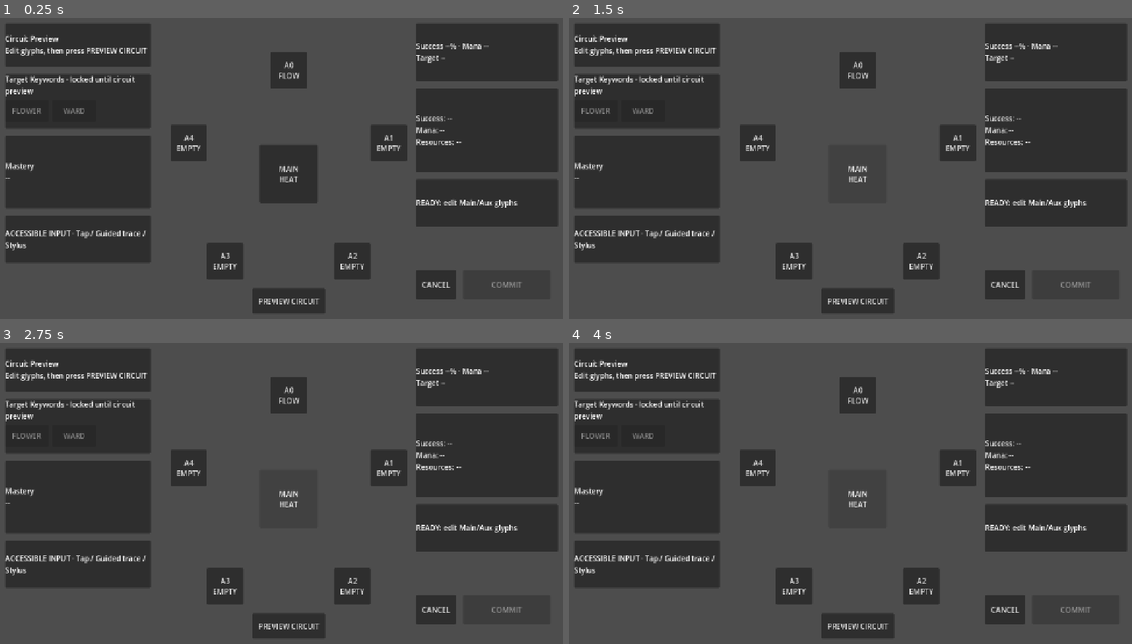
Above: before the commit, frames 1-4 (two rows, left to right).
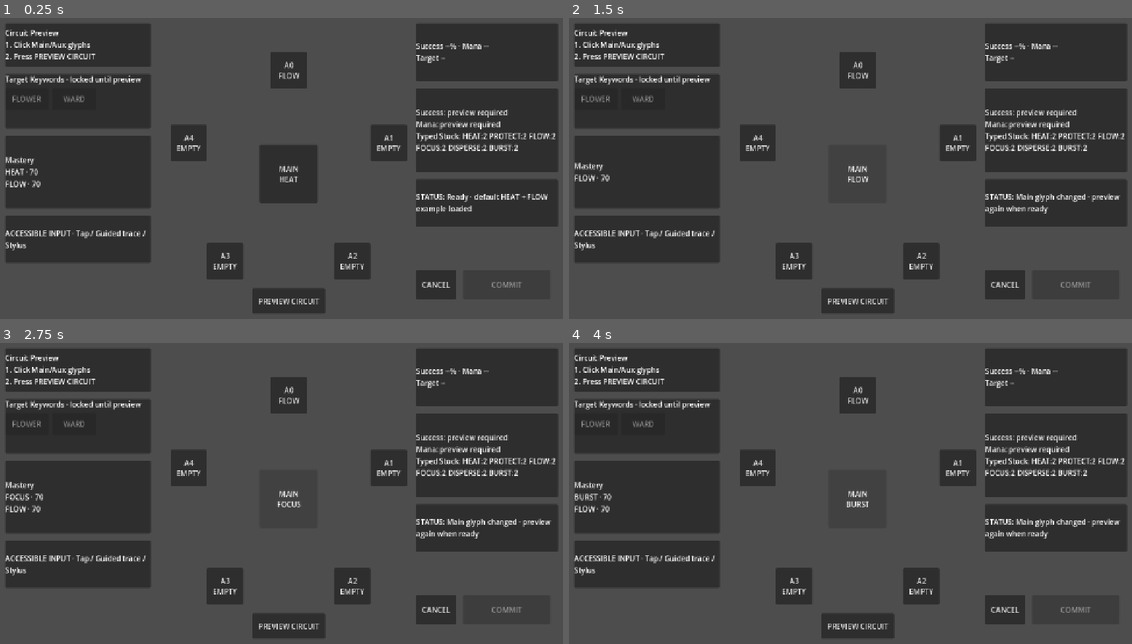
Above: after the commit, the same moments.

Repository: alsdmlals4-eng/GRIMOIRE-
Game: Godot game, scene res://src/ui/star_circuit_harness.tscn
Two runs of this game, one before a commit and one after it. Both use one fixed random seed, a clock stepped at 60 frames per second and the inputs below.
Inputs:
- Up to frame 1 (0.25 s): no input
- Up to frame 2 (1.5 s): click "MAIN HEAT" at 0.5 s; click "MAIN HEAT" (after the commit: "MAIN PROTECT") at 1.25 s
- Up to frame 3 (2.75 s): click "MAIN HEAT" (after the commit: "MAIN FLOW") at 2 s
- Up to frame 4 (4 s): click "MAIN HEAT" (after the commit: "MAIN FOCUS") at 2.75 s; click "MAIN HEAT" (after the commit: "MAIN DISPERSE") at 3.5 s

The runs differ from the first frame. In frame 1, 3.4% of the frame differs, in the area x 1-99%, y 3-65%; in frame 2, 3.2%; in frame 3, 3.5%; in frame 4, 3.5%.

Commit message:
feat: wire interactive star circuit demo to core runtime

Diff:
--- a/src/ui/star_circuit_harness.gd
+++ b/src/ui/star_circuit_harness.gd
@@ -1,5 +1,54 @@
 class_name StarCircuitHarness
 extends Control
+
+const ValidatorScript = preload("res://src/core/star/star_circuit_validator.gd")
+const CalculatorScript = preload("res://src/core/star/star_circuit_calculator.gd")
+const StateScript = preload("res://src/core/star/star_circuit_state.gd")
+const CoordinatorScript = preload("res://src/core/star/star_circuit_commit_coordinator.gd")
+const TypedStockScript = preload("res://src/core/resources/typed_glyph_stock_pool.gd")
+const VaultScript = preload("res://src/core/resources/vault_inventory.gd")
+const ReservationLedgerScript = preload("res://src/core/resources/resource_reservation_ledger.gd")
+const ManaScript = preload("res://src/core/resources/mana_pool.gd")
+const CommitRequestScript = preload("res://src/core/spells/spell_commit_request.gd")
+const CommitServiceScript = preload("res://src/core/spells/atomic_spell_commit_service.gd")
+const ResultLedgerScript = preload("res://src/core/atomic_result_ledger.gd")
+
+const GLYPH_IDS: Array[StringName] = [
+    &"HEAT", &"PROTECT", &"FLOW", &"FOCUS", &"DISPERSE", &"BURST",
+]
+const PHASE_EDIT := &"EDIT"
+const PHASE_TARGET := &"TARGET"
+const PHASE_FINAL := &"FINAL"
+const PHASE_CONFIRM := &"CONFIRM"
+const PHASE_COMMITTED := &"COMMITTED"
+
+var _signals_connected := false
+var _phase: StringName = PHASE_EDIT
+var _main_index := 0
+var _auxiliary_indices: Array[int] = [2, -1, -1, -1, -1]
+var _transaction_counter := 0
+var _selected_target: StringName = &""
+var _last_preview: Dictionary = {}
+var _last_status: StringName = &"READY"
+
+var _state
+var _validator
+var _calculator
+var _coordinator
+var _stock
+var _vault
+var _reservation_ledger
+var _mana
+var _commit_service
+
+
+func _ready() -> void:
+    initialize_demo()
+
+
+func initialize_demo() -> void:
+    _connect_signals_once()
+    _reset_demo()
 
 
 func test_contract_snapshot() -> Dictionary:
@@ -16,6 +65,30 @@
         "text_scale_130_percent": true,
         "color_not_sole_signal": true,
         "accessibility_input_alternative": true,
+        "interactive_demo": true,
+        "core_runtime_connected": true,
+    }
+
+
+func test_interaction_snapshot() -> Dictionary:
+    var auxiliary_glyphs: Array[StringName] = []
+    for glyph_index in _auxiliary_indices:
+        auxiliary_glyphs.append(&"EMPTY" if glyph_index < 0 else GLYPH_IDS[glyph_index])
+    var stock_counts: Dictionary = {}
+    if _stock != null:
+        stock_counts = Dictionary(_stock.to_dict().get("counts", {})).duplicate(true)
+    return {
+        "phase": _phase,
+        "main_glyph": GLYPH_IDS[_main_index],
+        "auxiliary_glyphs": auxiliary_glyphs,
+        "target_keyword": _selected_target,
+        "target_enabled": _target_buttons_enabled(),
+        "commit_enabled": not _button_disabled("SafeArea/CommitButton"),
+        "success_percent": int(_last_preview.get("success_percent", 0)),
+        "final_mana": int(_last_preview.get("final_mana", 0)),
+        "mana": 0 if _mana == null else int(_mana.current()),
+        "stock_counts": stock_counts,
+        "last_status": _last_status,
     }
 
 
@@ -24,13 +97,16 @@
 
 
 func show_target_keywords(keywords: Array) -> void:
-    _set_label("SafeArea/TargetKeywordPanel/Label", " / ".join(PackedStringArray(keywords)))
+    _set_label(
+        "SafeArea/TargetKeywordPanel/Content/Label",
+        "Target Keywords · %s" % " / ".join(PackedStringArray(keywords))
+    )
 
 
 func show_final_preview(success_percent: int, final_mana: int) -> void:
     _set_label(
         "SafeArea/FinalPreviewPanel/Label",
-        "%s%% · Mana %s" % [success_percent, final_mana]
+        "Success %s%% · Mana %s" % [success_percent, final_mana]
     )
 
 
@@ -55,7 +131,7 @@
 
 
 func show_warning(message: String, cause_glyph_id: StringName = &"") -> void:
-    var prefix := "WARNING"
+    var prefix := "STATUS"
     if not cause_glyph_id.is_empty():
         prefix = "%s [%s]" % [prefix, String(cause_glyph_id)]
     _set_label("SafeArea/WarningPanel/Label", "%s: %s" % [prefix, message])
@@ -93,8 +169,382 @@
         _set_visible(path, false)
 
 
+func _connect_signals_once() -> void:
+    if _signals_connected:
+        return
+    _connect_button("SafeArea/CenterGlyph", Callable(self, "_on_main_pressed"))
+    for index in range(5):
+        _connect_button(
+            "SafeArea/StarVertices/Vertex%s" % index,
+            Callable(self, "_on_auxiliary_pressed").bind(index)
+        )
+    _connect_button("SafeArea/PreviewButton", Callable(self, "_on_preview_pressed"))
+    _connect_button(
+        "SafeArea/TargetKeywordPanel/Content/TargetButtons/FlowerButton",
+        Callable(self, "_on_target_pressed").bind(&"flower")
+    )
+    _connect_button(
+        "SafeArea/TargetKeywordPanel/Content/TargetButtons/WardButton",
+        Callable(self, "_on_target_pressed").bind(&"ward")
+    )
+    _connect_button("SafeArea/CommitButton", Callable(self, "_on_commit_pressed"))
+    _connect_button("SafeArea/CancelButton", Callable(self, "_on_cancel_pressed"))
+    _signals_connected = true
+
+
+func _connect_button(path: NodePath, callable: Callable) -> void:
+    var button := get_node_or_null(path) as Button
+    if button != null and not button.pressed.is_connected(callable):
+        button.pressed.connect(callable)
+
+
+func _reset_demo() -> void:
+    clear_transient_states()
+    _state = StateScript.new()
+    _validator = ValidatorScript.new()
+    _calculator = CalculatorScript.new()
+    _stock = TypedStockScript.create(18)
+    for glyph_id in GLYPH_IDS:
+        _stock.add_one(glyph_id)
+        _stock.add_one(glyph_id)
+    _vault = VaultScript.create(GLYPH_IDS.size())
+    for glyph_id in GLYPH_IDS:
+        var scribe: Dictionary = _vault.reserve_for_scribe(
+            glyph_id,
+            StringName("demo-scribe-%s" % String(glyph_id))
+        )
+        if StringName(scribe.get("status", &"")) == &"OK":
+            _vault.complete_scribe(StringName(scribe.get("reservation_id", &"")))
+    _reservation_ledger = ReservationLedgerScript.create(_stock, _vault)
+    _mana = ManaScript.create(100)
+    _commit_service = CommitServiceScript.create(ResultLedgerScript.new())
+    _state.configure_scenario({
+        "fixture_id": &"frostbloom-interactive-demo",
+        "objective": "Protect Frostbloom",
+        "threat": "Cold surge",
+        "situation": "The flower and ward are both valid explicit targets",
+        "target_keywords": [&"flower", &"ward"],
+    })
+    _state.transition_to(_state.State.CIRCUIT_EDIT)
+    _coordinator = CoordinatorScript.create(
+        _state,
+        _validator,
+        _calculator,
+        _reservation_ledger,
+        _mana,
+        _commit_service,
+        CommitRequestScript
+    )
+    _phase = PHASE_EDIT
+    _main_index = 0
+    _auxiliary_indices = [2, -1, -1, -1, -1]
+    _selected_target = &""
+    _last_preview.clear()
+    _last_status = &"READY"
+    _set_edit_enabled(true)
+    _set_target_buttons_enabled(false)
+    _set_button_disabled("SafeArea/PreviewButton", false)
+    _set_button_disabled("SafeArea/CommitButton", true)
+    _set_button_text("SafeArea/CommitButton", "COMMIT")
+    _set_button_text("SafeArea/CancelButton", "CANCEL")
+    _refresh_selection_ui()
+    show_circuit_preview("Circuit Preview\n1. Click Main/Aux glyphs\n2. Press PREVIEW CIRCUIT")
+    show_target_keywords(["locked until preview"])
+    _set_label("SafeArea/FinalPreviewPanel/Label", "Success --% · Mana --\nTarget --")
+    show_warning("Ready · default HEAT + FLOW example loaded")
+    _render_breakdown({})
+
+
+func _on_main_pressed() -> void:
+    if _phase != PHASE_EDIT:
+        return
+    _main_index = (_main_index + 1) % GLYPH_IDS.size()
+    _last_status = &"EDITED"
+    _refresh_selection_ui()
+    show_warning("Main glyph changed · preview again when ready")
+
+
+func _on_auxiliary_pressed(slot: int) -> void:
+    if _phase != PHASE_EDIT or slot < 0 or slot >= _auxiliary_indices.size():
+        return
+    var next_index := _auxiliary_indices[slot] + 1
+    _auxiliary_indices[slot] = -1 if next_index >= GLYPH_IDS.size() else next_index
+    _last_status = &"EDITED"
+    _refresh_selection_ui()
+    show_warning("Auxiliary slot A%s changed · empty slots are allowed" % slot)
+
+
+func _on_preview_pressed() -> void:
+    if _phase != PHASE_EDIT or _coordinator == null:
+        return
+    clear_transient_states()
+    _transaction_counter += 1
+    var main := _build_main_glyph()
+    var auxiliaries := _build_auxiliaries()
+    var result: Dictionary = _coordinator.prepare_circuit_preview(
+        StringName("interactive-star-%s" % _transaction_counter),
+        main,
+        auxiliaries
+    )
+    _last_status = StringName(result.get("status", &"UNKNOWN"))
+    if _last_status != &"CIRCUIT_PREVIEW_READY":
+        show_unstable_circuit(_validation_cause(main, auxiliaries), String(_last_status))
+        show_warning("Circuit rejected · change duplicate or invalid auxiliary glyphs")
+        return
+    _last_preview = Dictionary(result.get("preview", {})).duplicate(true)
+    _phase = PHASE_TARGET
+    _set_edit_enabled(false)
+    _set_button_disabled("SafeArea/PreviewButton", true)
+    _set_target_buttons_enabled(true)
+    _set_button_disabled("SafeArea/CommitButton", true)
+    var aux_names := _auxiliary_names(auxiliaries)
+    show_circuit_preview(
+        "Circuit Preview READY\nMain %s · Aux %s\nTarget not selected" % [
+            String(main.glyph_id),
+            "none" if aux_names.is_empty() else ", ".join(aux_names),
+        ]
+    )
+    show_target_keywords(["FLOWER", "WARD"])
+    show_warning("Circuit valid · select an explicit target keyword")
+    _render_breakdown(_last_preview)
+
+
+func _on_target_pressed(keyword: StringName) -> void:
+    if _phase != PHASE_TARGET or _coordinator == null:
+        return
+    var target := _target_data(keyword)
+    var result: Dictionary = _coordinator.select_target_and_prepare_final_preview(
+        keyword,
+        target,
+        {"effect": &"FROSTBLOOM_DEMO", "cause_glyph": GLYPH_IDS[_main_index]}
+    )
+    _last_status = StringName(result.get("status", &"UNKNOWN"))
+    if _last_status != &"FINAL_PREVIEW_READY":
+        show_warning("Target rejected · %s" % String(_last_status))
+        return
+    _selected_target = keyword
+    _last_preview = Dictionary(result.get("preview", {})).duplicate(true)
+    _phase = PHASE_FINAL
+    _set_target_buttons_enabled(false)
+    _set_button_disabled("SafeArea/CommitButton", false)
+    _set_label(
+        "SafeArea/FinalPreviewPanel/Label",
+        "Success %s%% · Mana %s\nTarget %s" % [
+            int(_last_preview.get("success_percent", 0)),
+            int(_last_preview.get("final_mana", 0)),
+            String(keyword).to_upper(),
+        ]
+    )
+    show_warning("Final preview ready · COMMIT requires a second confirmation press")
+    _render_breakdown(_last_preview)
+
+
+func _on_commit_pressed() -> void:
+    if _coordinator == null:
+        return
+    if _phase == PHASE_FINAL:
+        if not _coordinator.request_confirmation():
+            _last_status = &"CONFIRMATION_REJECTED"
+            show_warning("Commit confirmation could not be opened")
+            return
+        _phase = PHASE_CONFIRM
+        _last_status = &"CONFIRMATION_REQUIRED"
+        _set_button_text("SafeArea/CommitButton", "CONFIRM COMMIT")
+        show_warning("Press CONFIRM COMMIT again · resources are still unchanged")
+        return
+    if _phase != PHASE_CONFIRM:
+        return
+    var result: Dictionary = _coordinator.confirm_commit()
+    _last_status = StringName(result.get("status", &"UNKNOWN"))
+    if _last_status != &"COMMITTED":
+        if _last_status == &"INSUFFICIENT_MANA":
+            show_insufficient_mana(
+                int(_last_preview.get("final_mana", 0)),
+                int(_mana.current())
+            )
+        show_warning("Commit failed safely · %s" % String(_last_status))
+        return
+    _phase = PHASE_COMMITTED
+    _set_button_disabled("SafeArea/CommitButton", true)
+    _set_button_text("SafeArea/CommitButton", "COMMITTED")
+    _set_button_text("SafeArea/CancelButton", "RESET")
+    show_warning(
+        "COMMITTED · %s target · Mana remaining %s · press RESET to try again" % [
+            String(_selected_target).to_upper(),
+            int(_mana.current()),
+        ]
+    )
+    _render_breakdown(_last_preview)
+
+
+func _on_cancel_pressed() -> void:
+    if _phase == PHASE_CONFIRM and _coordinator != null:
+        _coordinator.cancel_confirmation()
+    _reset_demo()
+
+
+func _build_main_glyph() -> Dictionary:
+    var glyph_id := GLYPH_IDS[_main_index]
+    return {
+        "glyph_id": glyph_id,
+        "source": &"VAULT",
+        "mastery": 70,
+        "base_mana": _main_base_mana(glyph_id),
+        "base_success": 75,
+    }
+
+
+func _build_auxiliaries() -> Array:
+    var auxiliaries: Array = []
+    for slot in range(_auxiliary_indices.size()):
+        var glyph_index := _auxiliary_indices[slot]
+        if glyph_index < 0:
+            continue
+        var glyph_id := GLYPH_IDS[glyph_index]
+        auxiliaries.append({
+            "slot": slot,
+            "glyph_id": glyph_id,
+            "source": &"STOCK",
+            "mastery": 70,
+            "base_mana": 4,
+            "special": _auxiliary_special(glyph_id),
+        })
+    return auxiliaries
+
+
+func _target_data(keyword: StringName) -> Dictionary:
+    if keyword == &"ward":
+        return {"difficulty": 10, "mana_cost": 2, "output_cost": 0, "duration_cost": 0}
+    return {"difficulty": 5, "mana_cost": 0, "output_cost": 0, "duration_cost": 0}
+
+
+func _main_base_mana(glyph_id: StringName) -> int:
+    match glyph_id:
+        &"BURST":
+            return 14
+        &"PROTECT":
+            return 12
+        &"FOCUS":
+            return 11
+        _:
+            return 10
+
+
+func _auxiliary_special(glyph_id: StringName) -> StringName:
+    if glyph_id == &"FOCUS":
+        return &"PRECISION"
+    if glyph_id == &"DISPERSE":
+        return &"REDUCTION"
+    return &"NORMAL"
+
+
+func _refresh_selection_ui() -> void:
+    _set_button_text("SafeArea/CenterGlyph", "MAIN\n%s" % String(GLYPH_IDS[_main_index]))
+    var masteries: Dictionary = {GLYPH_IDS[_main_index]: 70}
+    for slot in range(_auxiliary_indices.size()):
+        var glyph_index := _auxiliary_indices[slot]
+        var text := "A%s\nEMPTY" % slot
+        if glyph_index >= 0:
+            var glyph_id := GLYPH_IDS[glyph_index]
+            text = "A%s\n%s" % [slot, String(glyph_id)]
+            masteries[glyph_id] = 70
+        _set_button_text("SafeArea/StarVertices/Vertex%s" % slot, text)
+    var lines: Array[String] = ["Mastery"]
+    for glyph_id in masteries.keys():
+        lines.append("%s · %s" % [String(glyph_id), int(masteries[glyph_id])])
+    _set_label("SafeArea/MasteryPanel/Label", "\n".join(lines))
+
+
+func _render_breakdown(preview: Dictionary) -> void:
+    var success_text := "preview required"
+    var mana_text := "preview required"
+    if not preview.is_empty():
+        success_text = "%s%% · %s" % [
+            int(preview.get("success_percent", 0)),
+            String(preview.get("success_label", &"")),
+        ]
+        mana_text = "%s · pool %s" % [
+            int(preview.get("final_mana", 0)),
+            int(_mana.current()),
+        ]
+    _set_label(
+        "SafeArea/BreakdownPanel/Label",
+        "Success: %s\nMana: %s\nTyped Stock: %s" % [
+            success_text,
+            mana_text,
+            _stock_summary(),
+        ]
+    )
+
+
+func _stock_summary() -> String:
+    if _stock == null:
+        return "--"
+    var parts: Array[String] = []
+    for glyph_id in GLYPH_IDS:
+        parts.append("%s:%s" % [String(glyph_id), int(_stock.matching_count(glyph_id))])
+    return " ".join(parts)
+
+
+func _auxiliary_names(auxiliaries: Array) -> Array[String]:
+    var names: Array[String] = []
+    for item in auxiliaries:
+        names.append(String(Dictionary(item).get("glyph_id", &"")))
+    return names
+
+
+func _validation_cause(main: Dictionary, auxiliaries: Array) -> StringName:
+    var seen: Dictionary = {}
+    for item in auxiliaries:
+        var glyph_id := StringName(Dictionary(item).get("glyph_id", &""))
+        if seen.has(glyph_id):
+            return glyph_id
+        seen[glyph_id] = true
+    return StringName(main.get("glyph_id", &""))
+
+
+func _set_edit_enabled(value: bool) -> void:
+    _set_button_disabled("SafeArea/CenterGlyph", not value)
+    for index in range(5):
+        _set_button_disabled("SafeArea/StarVertices/Vertex%s" % index, not value)
+
+
+func _set_target_buttons_enabled(value: bool) -> void:
+    _set_button_disabled(
+        "SafeArea/TargetKeywordPanel/Content/TargetButtons/FlowerButton",
+        not value
+    )
+    _set_button_disabled(
+        "SafeArea/TargetKeywordPanel/Content/TargetButtons/WardButton",
+        not value
+    )
+
+
+func _target_buttons_enabled() -> bool:
+    return not _button_disabled(
+        "SafeArea/TargetKeywordPanel/Content/TargetButtons/FlowerButton"
+    )
+
+
+func _button_disabled(path: NodePath) -> bool:
+    var button := get_node_or_null(path) as Button
+    return true if button == null else button.disabled
+
+
+func _set_button_disabled(path: NodePath, value: bool) -> void:
+    var button := get_node_or_null(path) as Button
+    if button != null:
+        button.disabled = value
+
+
+func _set_button_text(path: NodePath, value: String) -> void:
+    var button := get_node_or_null(path) as Button
+    if button != null:
+        button.text = value
+
+
 func _set_label(path: NodePath, text: String) -> void:
-    var label := get_node_or_null(path)
+    var label := get_node_or_null(path) as Label
     if label != null:
         label.text = text
 
